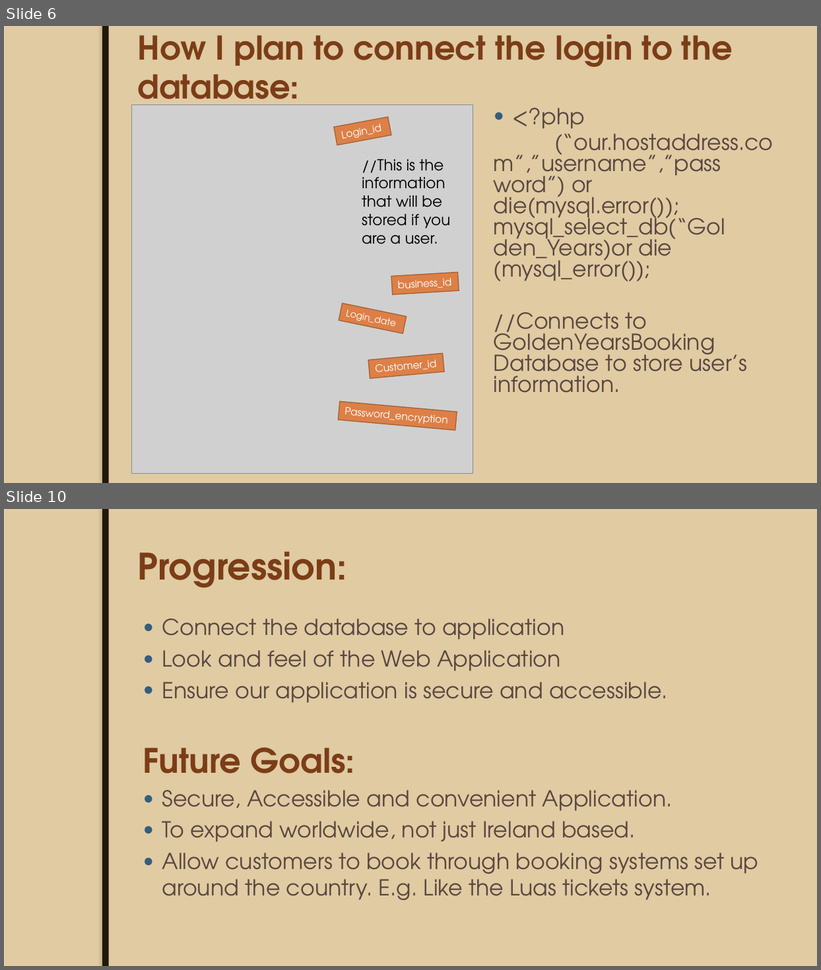
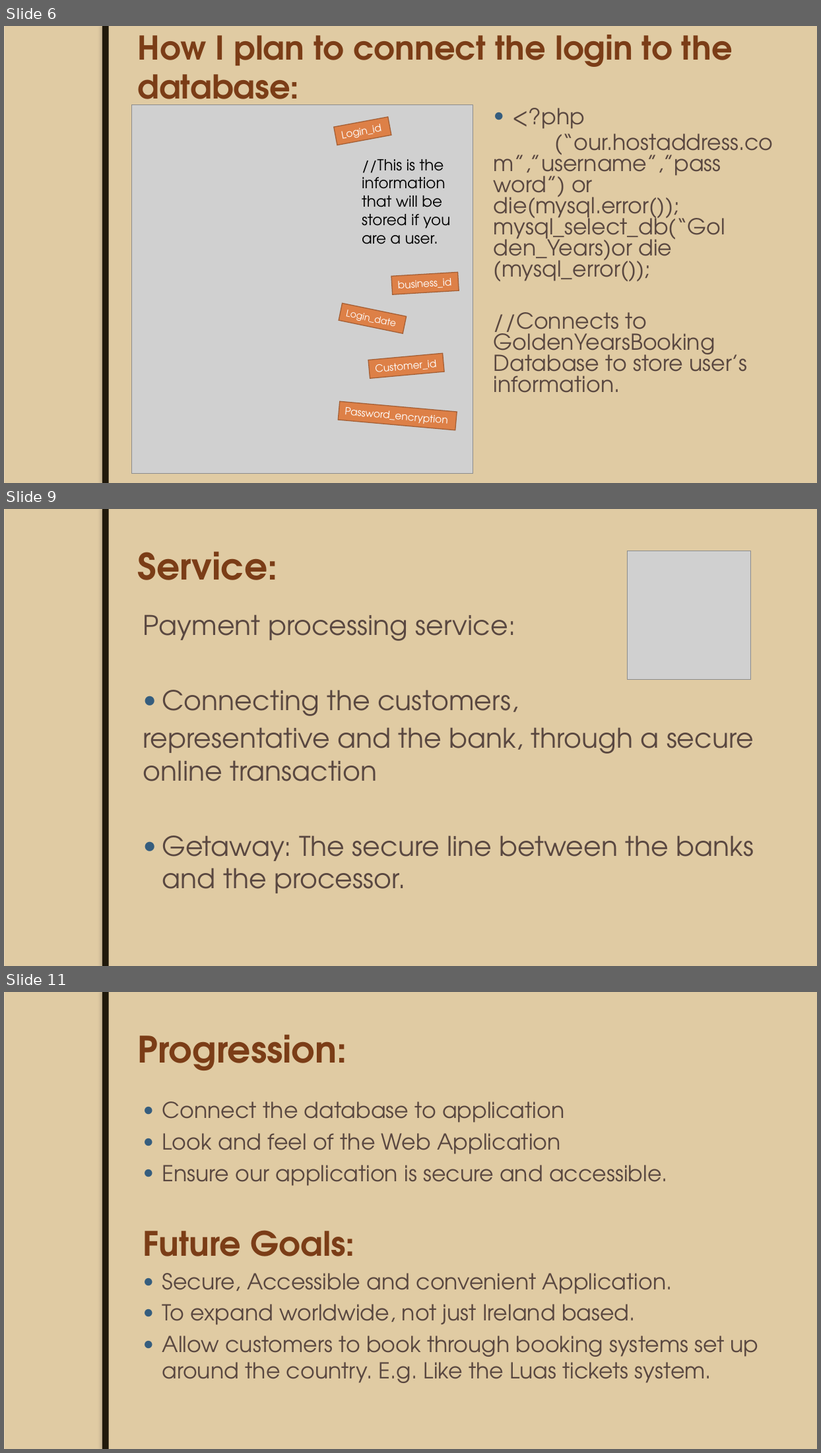
Before and after one commit to JoeyTatu/GoldenYears, a slide deck: Week 8 - Presentation slides/Mid-Term Project.pptx. Shown one above the other, each under a label of ours: slides 6 and 10 before the commit, slides 6, 9 and 11 after it; the slides between them are not shown. The pictures are 821x970 and 821x1453 pixels, drawn with LibreOffice and Linux fonts; fonts in the diff are those of the drawing; grey boxes stand for pictures; background and template pictures are left out. Boxes give left, top, right and bottom in pixels: in the first picture for what was removed or moved away, otherwise in the second. Text is boxed around its words. In the diff, an @@ line names an element or a change of style, - is before the commit and + after.

```diff
--- a/Week 8 - Presentation slides/Mid-Term Project.pptx
+++ b/Week 8 - Presentation slides/Mid-Term Project.pptx
@@ slide 9 added at (4,509,817,966), background #EBDDC3; not listed: 2 template elements that a slide beside it also shows @@
@@ title added at (138,551,278,580), 43 pt, text #7B3D17, bold @@
+Service:
@@ picture added at (628,551,751,680) @@
@@ text added at (143,615,754,894), 32 pt, text #594740 @@
+Payment processing service:
+● Connecting the customers,
+representative and the bank, through a secure online transaction
+● Getaway: The secure line between the banks and the processor.
@@ what was slide 10 is now slide 11 @@
```
Also in this commit, not shown: 4 slides changed, 2 other slides added, 2 slides removed.
